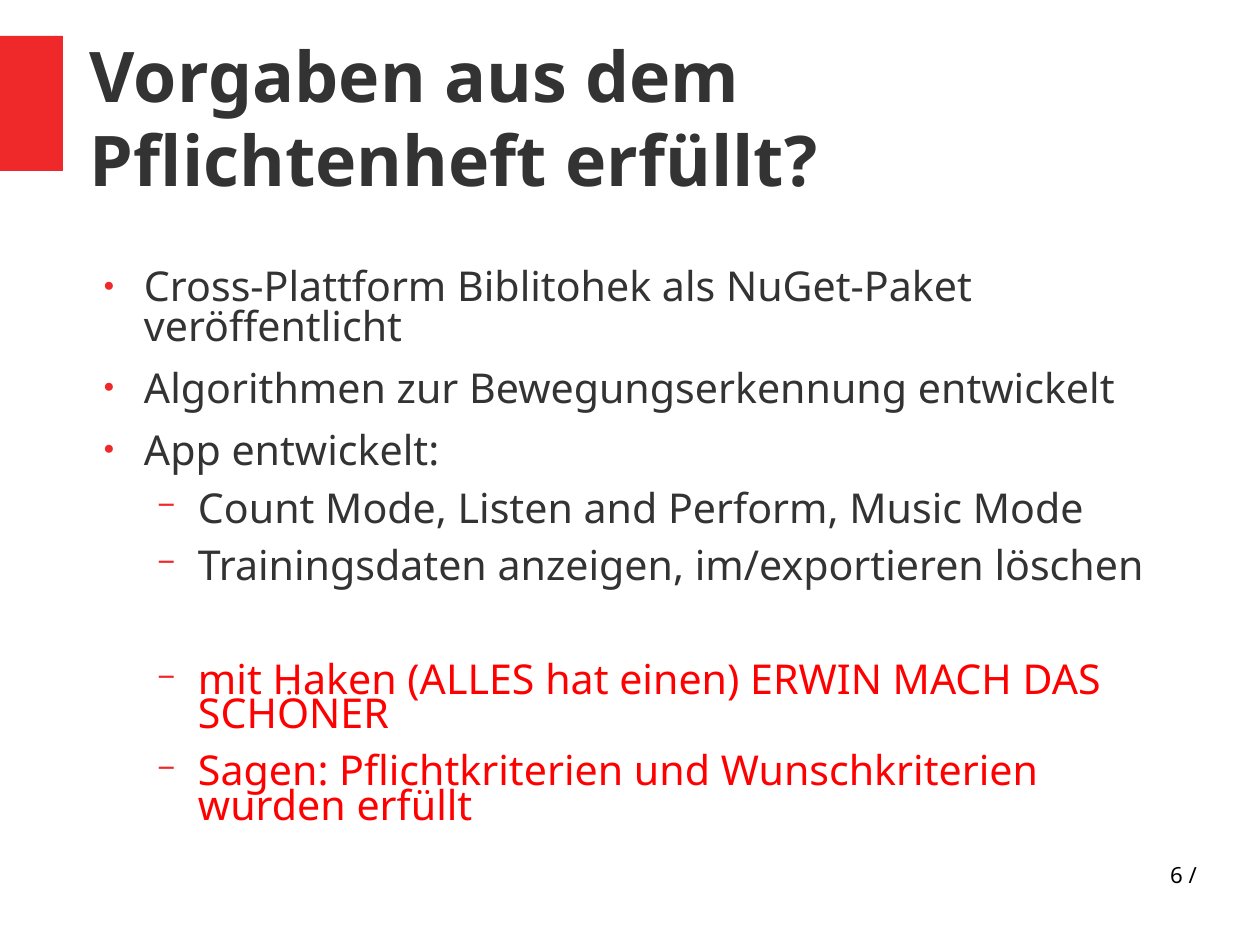
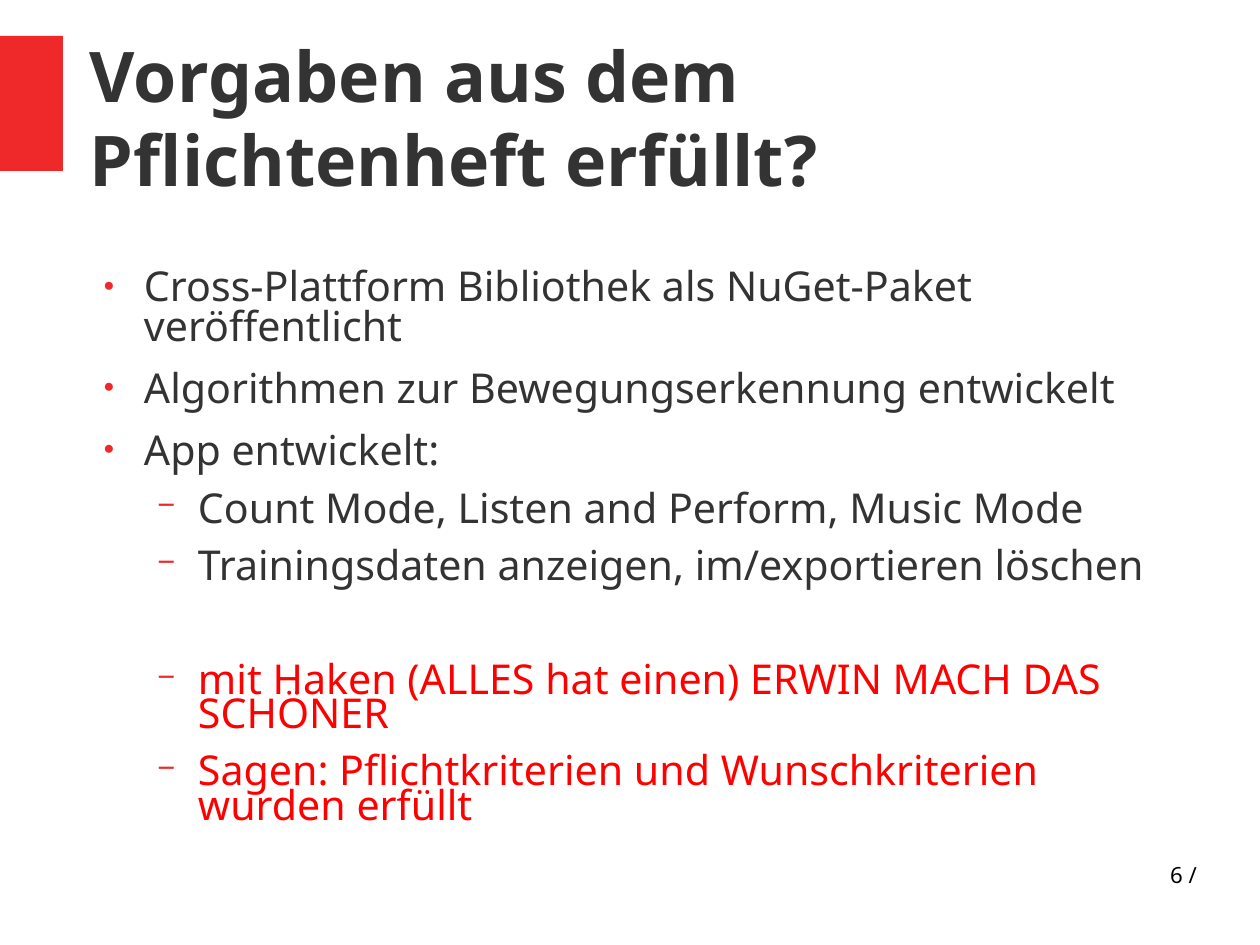
Before and after one commit to vlle1/dokumente-earablesKIT, a slide deck: slide 6 of Abschlusspräsi/Abschlusspräsi.odp. Drawn at 1260x945 pixels with LibreOffice and Linux fonts; fonts in the diff are those of the drawing. Boxes give left, top, right and bottom in pixels: in the first picture for what was removed or moved away, otherwise in the second. Text is boxed around its words. In the diff, an @@ line names an element or a change of style, - is before the commit and + after.

Commit message:
(lc)

```diff
--- a/Abschlusspräsi/Abschlusspräsi.odp
+++ b/Abschlusspräsi/Abschlusspräsi.odp
@@ text at (144,269,972,342): text changed @@
-● Cross-Plattform Biblitohek als NuGet-Paket veröffentlicht
+● Cross-Plattform Bibliothek als NuGet-Paket veröffentlicht
```
Also in this commit, not shown: 1 other slide changed, 1 slide added, 1 slide removed.
